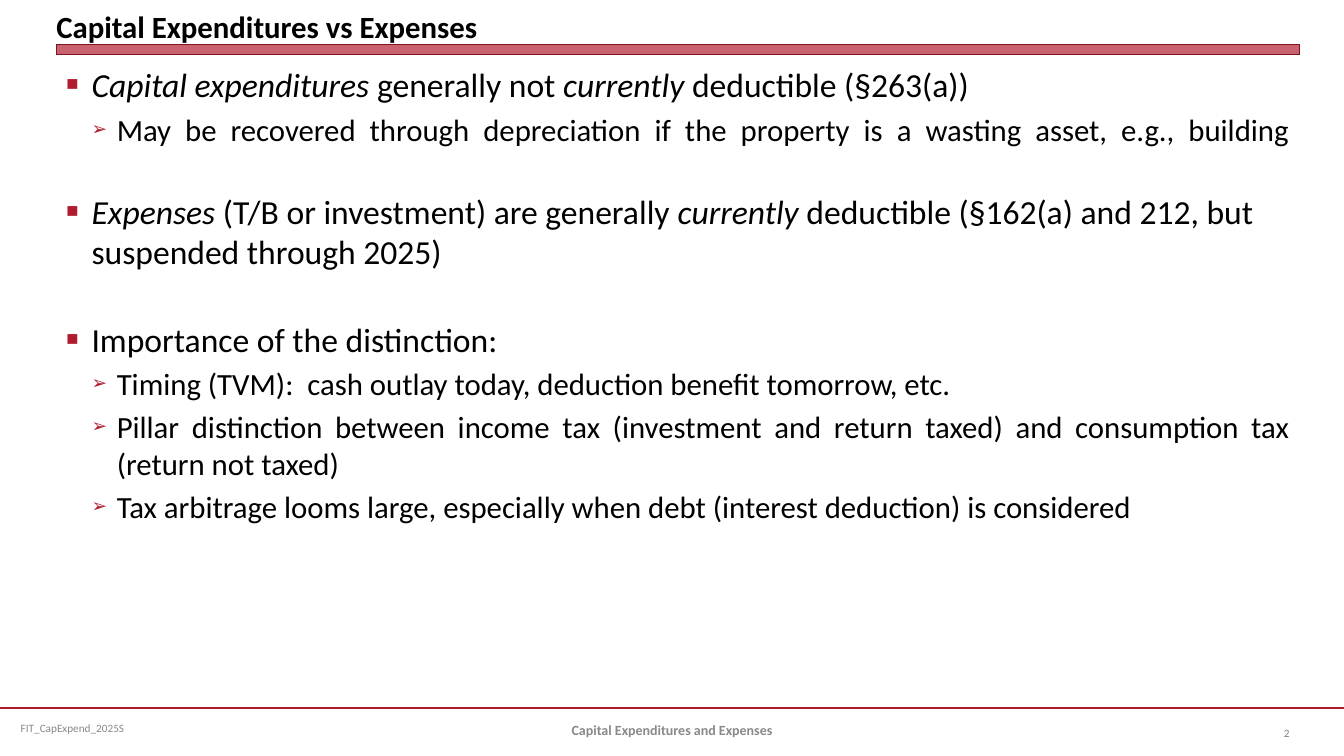
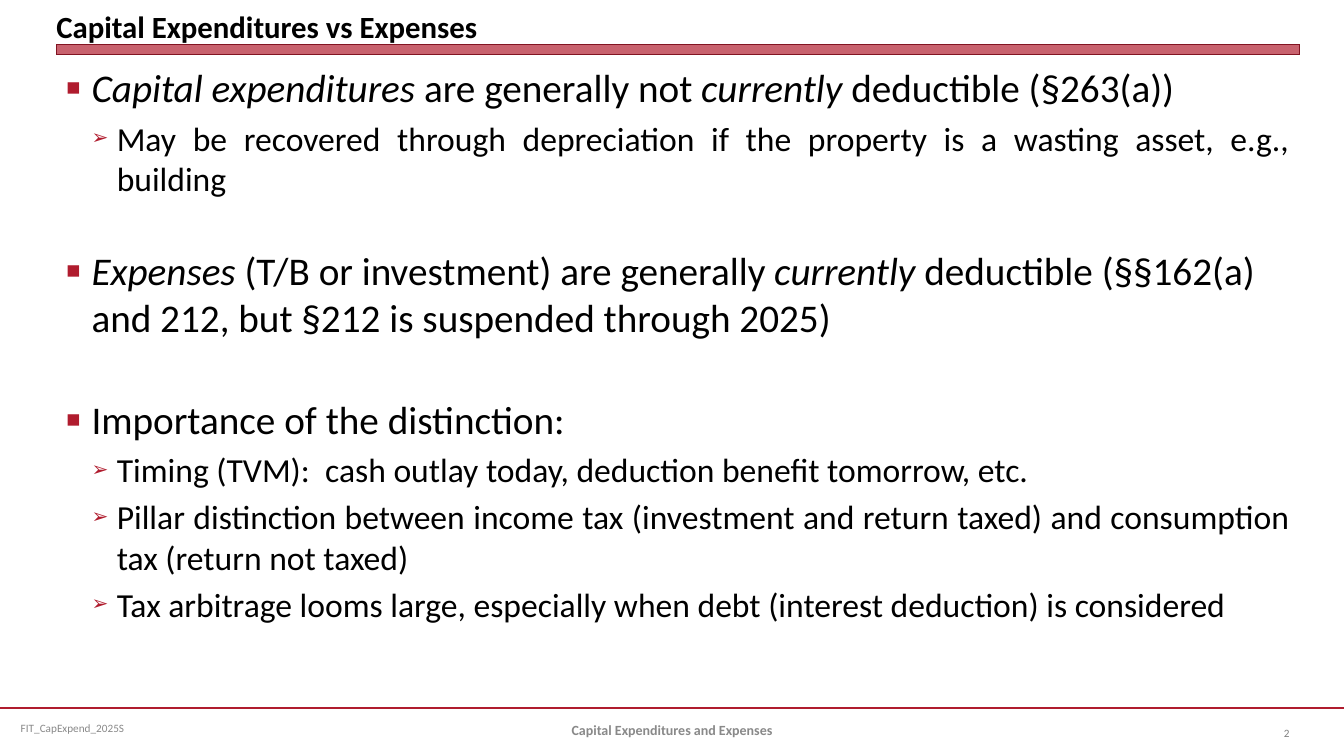
Before and after one commit to jmc877/Fed-Income-Tax, a slide deck: slide 2 of slides/FIT_CapExpend_2025S.pptx. Drawn at 1344x756 pixels with LibreOffice and Linux fonts; fonts in the diff are those of the drawing. Boxes give left, top, right and bottom in pixels: in the first picture for what was removed or moved away, otherwise in the second. Text is boxed around its words. In the diff, an @@ line names an element or a change of style, - is before the commit and + after.

```diff
--- a/slides/FIT_CapExpend_2025S.pptx
+++ b/slides/FIT_CapExpend_2025S.pptx
@@ text at <box>92,73,1174,109</box>: text changed; size 24 to 28 pt @@
-■ Capital expenditures generally not currently deductible (§263(a))
+■ Capital expenditures are generally not currently deductible (§263(a))
@@ text at <box>92,127,1289,623</box>: size 22 to 24 pt in "May be recovered through depreciation if the ...", "Timing (TVM): cash outlay today, deduction benefit ...", "Pillar distinction between income tax (investment and ...", "Tax arbitrage looms large, especially when debt ..."; size 24 to 28 pt in "Importance of the distinction:" @@
@@ text at <box>92,256,1255,339</box>: text changed; size 24 to 28 pt @@
-■ Expenses (T/B or investment) are generally currently deductible (§162(a) and 212, but suspended through 2025)
+■ Expenses (T/B or investment) are generally currently deductible (§§162(a) and 212, but §212 is suspended through 2025)
```
Also in this commit, not shown: 8 other slides changed, 1 slide added, 3 other files.
